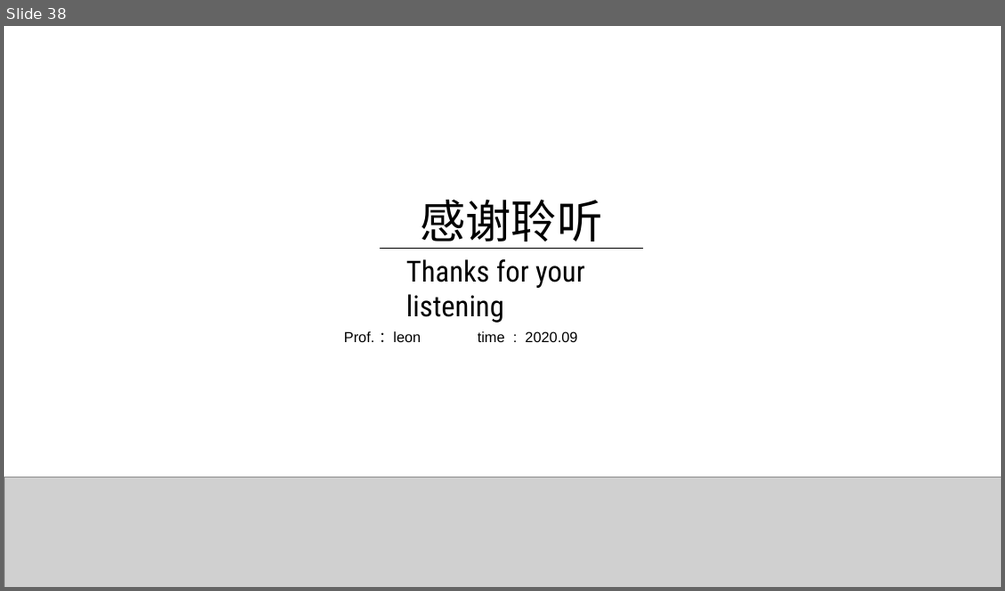
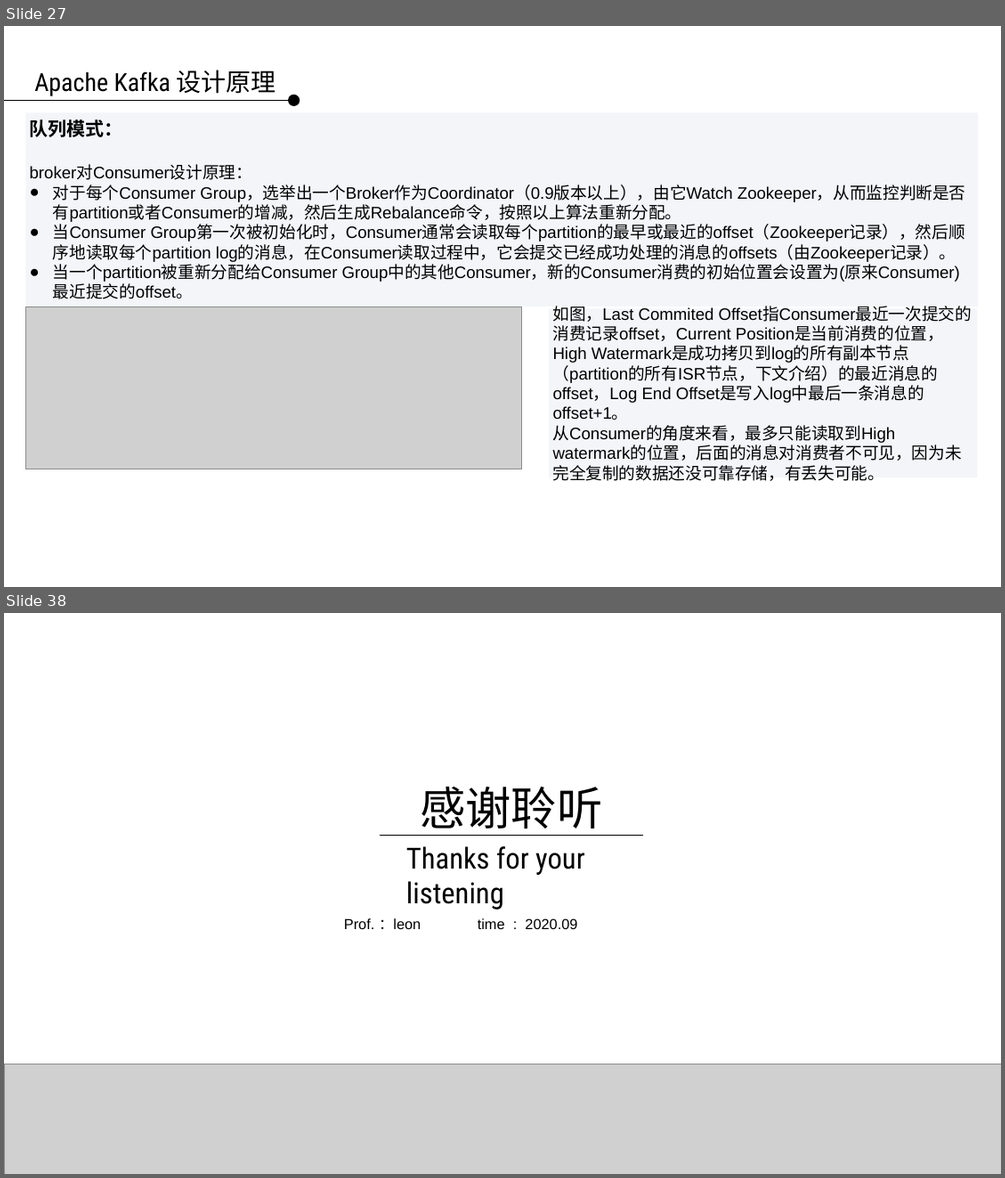
Before and after one commit to applepip/Big_Data, a slide deck: 数据采集系统/数据采集系统 第三讲.pptx. Shown one above the other, each under a label of ours: slide 38 before the commit, slides 27 and 38 after it; the slides between them are not shown. The pictures are 1005x591 and 1005x1178 pixels, drawn with LibreOffice and Linux fonts; fonts in the diff are those of the drawing; grey boxes stand for pictures; background and template pictures are left out. Boxes give left, top, right and bottom in pixels: in the first picture for what was removed or moved away, otherwise in the second. Text is boxed around its words. In the diff, an @@ line names an element or a change of style, - is before the commit and + after.

```diff
--- a/数据采集系统/数据采集系统 第三讲.pptx
+++ b/数据采集系统/数据采集系统 第三讲.pptx
@@ slide 27 added at [4, 26, 1001, 587], background picture (left out) @@
@@ text added at [34, 70, 276, 96], 24 pt, text #000000 @@
+Apache Kafka 设计原理
@@ line added from (4, 100) to (288, 100), #000000 0.75 pt @@
@@ ellipse added at [288, 95, 300, 107], fill #000000 @@
@@ rectangle added at [25, 112, 979, 306], fill #F3F5F9, 16 pt, text #000000 @@
+队列模式：
+broker对Consumer设计原理：
+● 对于每个Consumer Group，选举出一个Broker作为Coordinator（0.9版本以上），由它Watch Zookeeper，从而监控判断是否有partition或者Consumer的增减，然后生成Rebalance命令，按照以上算法重新分配。
+● 当Consumer Group第一次被初始化时，Consumer通常会读取每个partition的最早或最近的offset（Zookeeper记录），然后顺序地读取每个partition log的消息，在Consumer读取过程中，它会提交已经成功处理的消息的offsets（由Zookeeper记录）。
+● 当一个partition被重新分配给Consumer Group中的其他Consumer，新的Consumer消费的初始位置会设置为(原来Consumer)最近提交的offset。
@@ picture added at [25, 306, 522, 469] @@
@@ rectangle added at [550, 309, 978, 477], fill #F3F5F9, 16 pt, text #000000 @@
+如图，Last Commited Offset指Consumer最近一次提交的消费记录offset，Current Position是当前消费的位置，High Watermark是成功拷贝到log的所有副本节点（partition的所有ISR节点，下文介绍）的最近消息的offset，Log End Offset是写入log中最后一条消息的offset+1。
+从Consumer的角度来看，最多只能读取到High watermark的位置，后面的消息对消费者不可见，因为未完全复制的数据还没可靠存储，有丢失可能。
```
Also in this commit, not shown: 5 slides changed, 28 other slides added, 29 slides removed.
